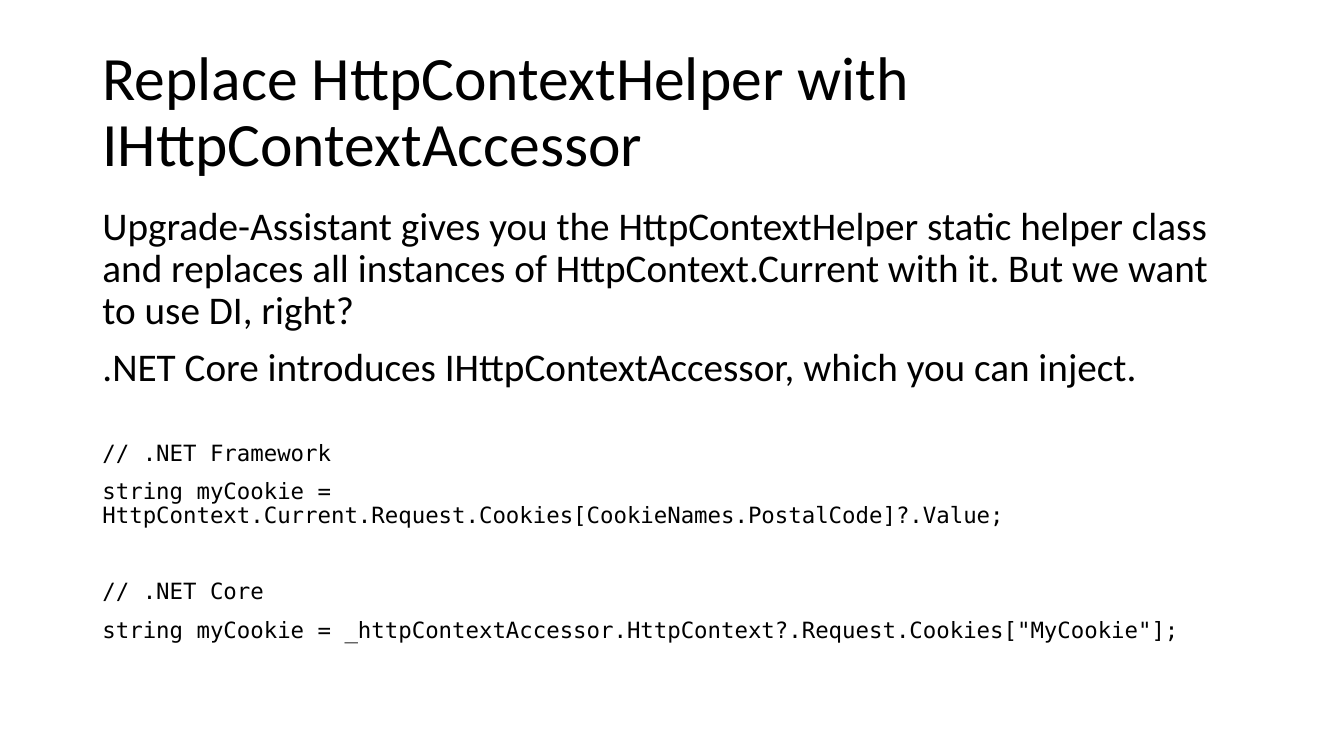
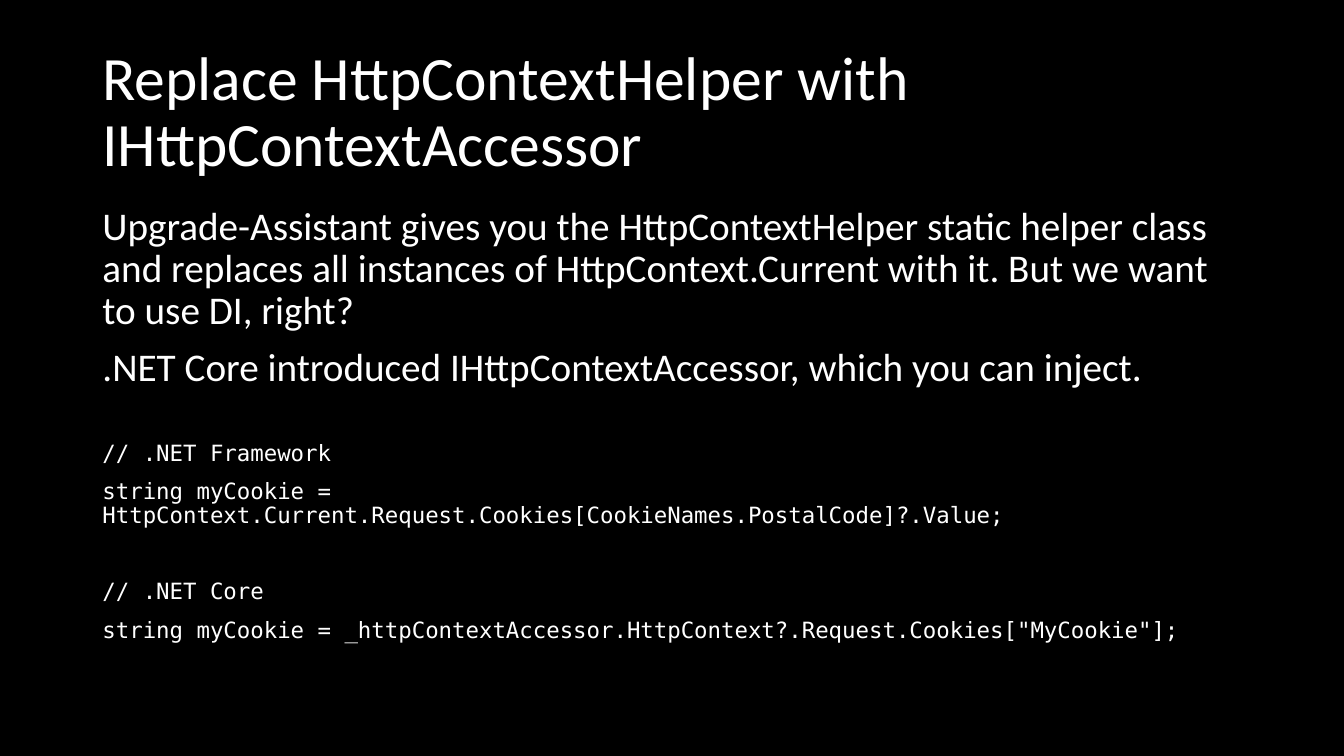
Before and after one commit to DrewNull/optimizely-cms12-upgrade, a slide deck: slide 30 of Presentation--Upgrading-to-CMS-12-and-Commerce-14.pptx. Drawn at 1344x756 pixels with LibreOffice and Linux fonts; fonts in the diff are those of the drawing. Boxes give left, top, right and bottom in pixels: in the first picture for what was removed or moved away, otherwise in the second. Text is boxed around its words. In the diff, an @@ line names an element or a change of style, - is before the commit and + after.

```diff
--- a/Presentation--Upgrading-to-CMS-12-and-Commerce-14.pptx
+++ b/Presentation--Upgrading-to-CMS-12-and-Commerce-14.pptx
@@ background #FFFFFF to #000000 @@
@@ title "Replace HttpContextHelper with IHttpContextAccessor" at box(102, 57, 908, 176): text colour #000000 to #FFFFFF @@
@@ text at box(102, 212, 1208, 643): text colour #000000 to #FFFFFF in "Upgrade-Assistant gives you the HttpContextHelper static hel ...", "// .NET Framework", "string myCookie = HttpContext.Current.Request.Cookies[Cookie ...", "// .NET Core" and 1 more places @@
@@ text at box(102, 353, 1142, 388): text changed; text colour #000000 to #FFFFFF @@
-.NET Core introduces IHttpContextAccessor, which you can inject.
+.NET Core introduced IHttpContextAccessor, which you can inject.
```
Also in this commit, not shown: 44 other slides changed, 2 slides added, 2 slides removed, 1 other file.
